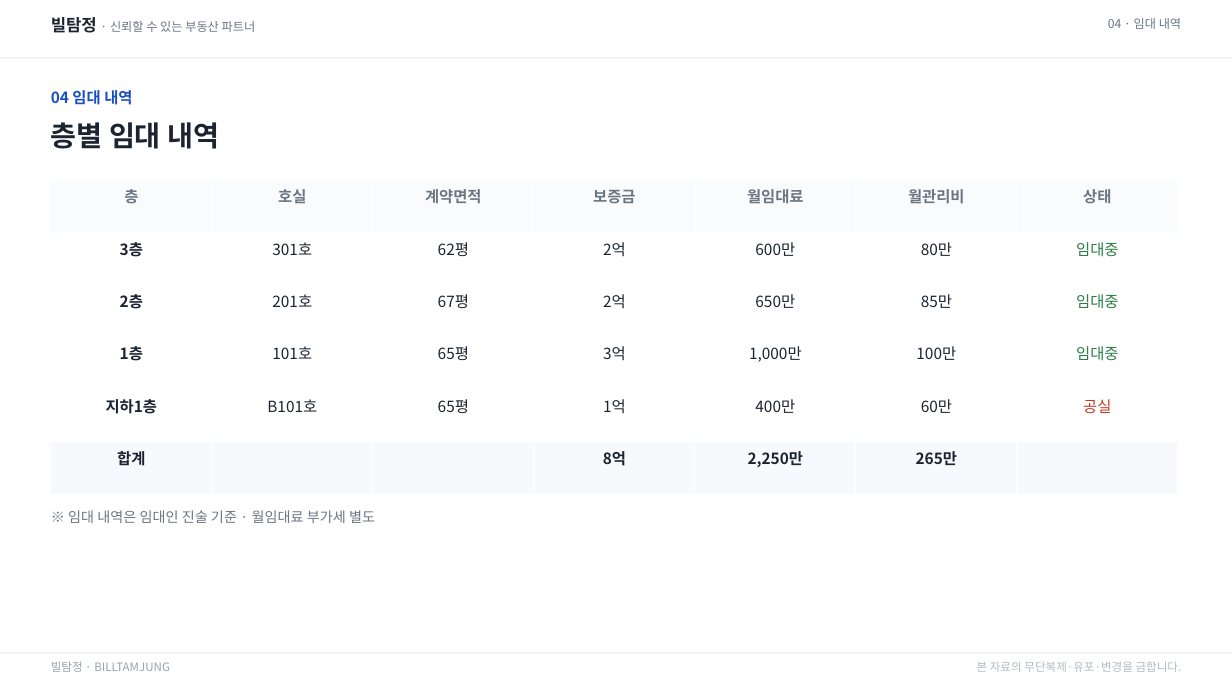
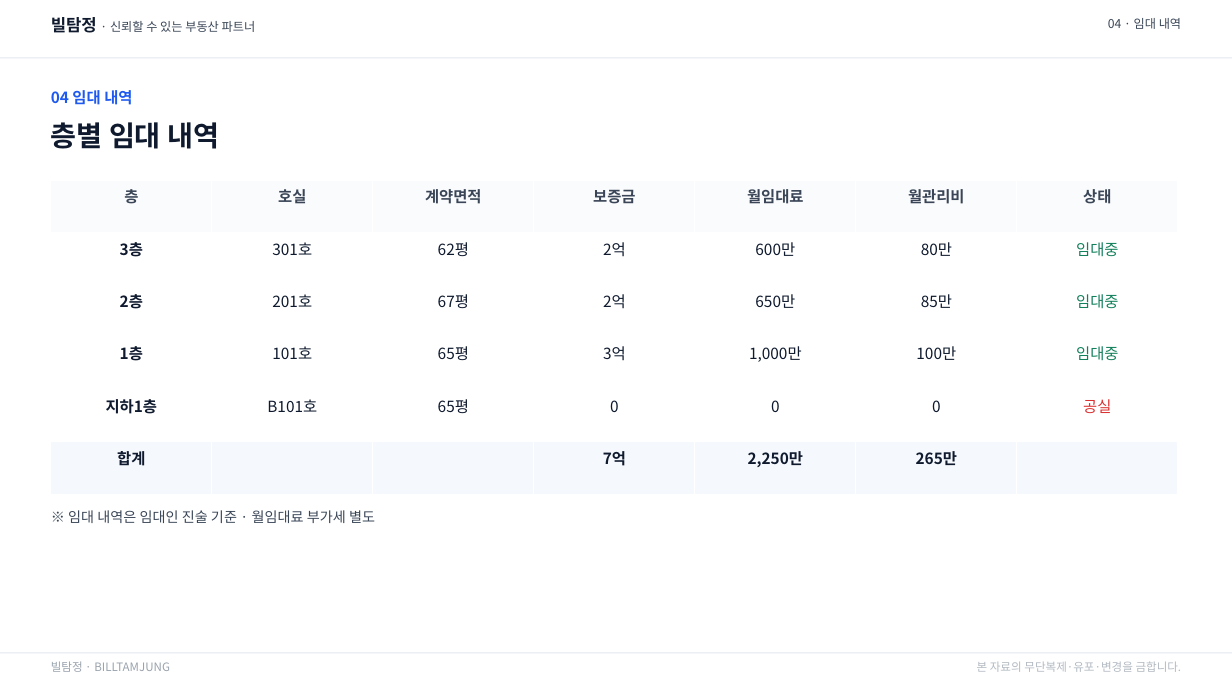
Before and after one commit to lsu7202/billtamjung, a slide deck: slide 5 of specs/02-screens/_mockups/브리핑.pptx. Drawn at 1232x693 pixels with LibreOffice and Linux fonts; fonts in the diff are those of the drawing. Boxes give left, top, right and bottom in pixels: in the first picture for what was removed or moved away, otherwise in the second. Text is boxed around its words. In the diff, an @@ line names an element or a change of style, - is before the commit and + after.

```diff
--- a/specs/02-screens/_mockups/브리핑.pptx
+++ b/specs/02-screens/_mockups/브리핑.pptx
@@ text "빌탐정 · 신뢰할 수 있는 ..." at [51,17,256,33]: text colour #1C2430 to #0F1A2E in "빌탐정"; text colour #6B7684 to #3A4657 in "· 신뢰할 수 있는 부동산 파트너" @@
@@ text "04 · 임대 내역" at [1108,18,1181,29]: text colour #6B7684 to #3A4657 @@
@@ text "04 임대 내역" at [51,90,132,105]: text colour #1A4FC0 to #1E5AF0 @@
@@ table at [51,180,1177,494] @@
-row 5: 지하1층 | B101호 | 65평 | 1억 | 400만 | 60만 | 공실
+row 5: 지하1층 | B101호 | 65평 | 0 | 0 | 0 | 공실
-row 6, column 4: 8억
+row 6, column 4: 7억
@@ fill #F7F9FC to #F5F8FC in row 6 @@
@@ text colour #6B7684 to #3A4657 in "층", "호실", "계약면적", "보증금" and 3 more places @@
@@ text colour #1C2430 to #0F1A2E in "3층", "301호", "62평", "2억" and 20 more places @@
@@ text colour #2A7D46 to #12805C in "임대중", "임대중", "임대중" @@
@@ text colour #C0392B to #DC2F30 in "공실" @@
@@ text "※ 임대 내역은 임대인 진술 ..." at [68,510,375,523]: text colour #6B7684 to #3A4657 @@
```
Also in this commit, not shown: 6 other slides changed, 39 other files.
